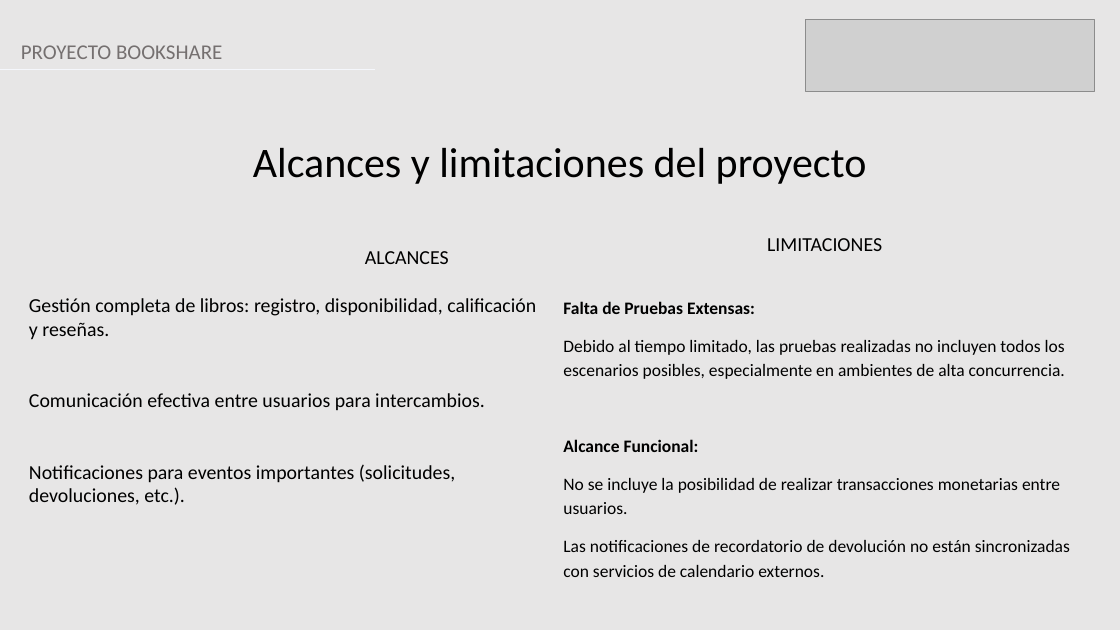
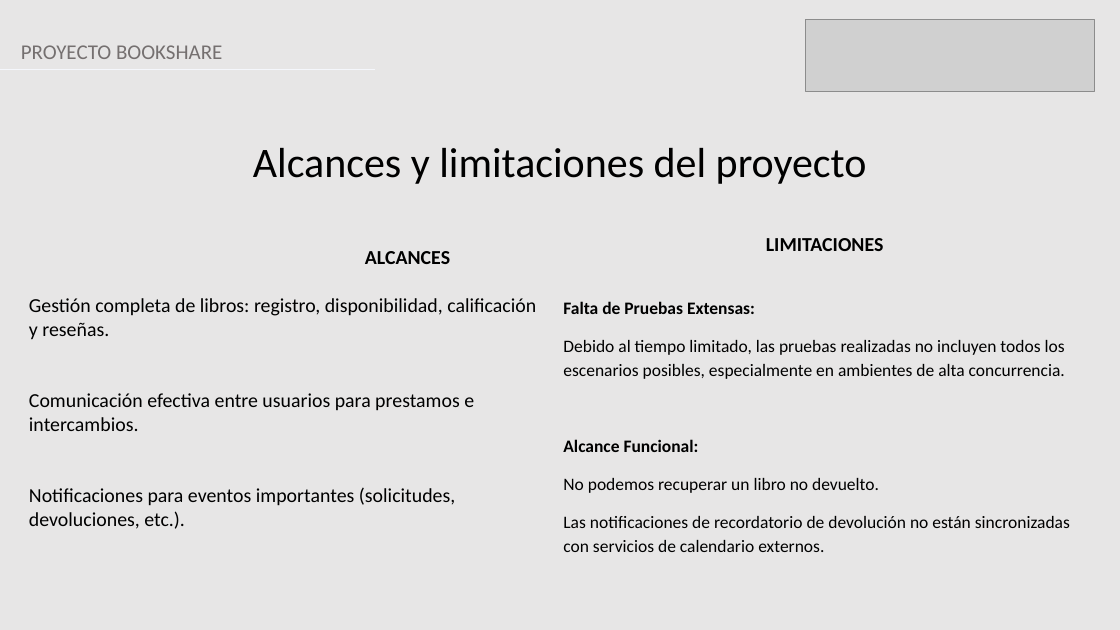
Before and after one commit to Zer0sBl4ck/capstone2024-2, a slide deck: slide 5 of Fase 2/Evidencias Proyecto/Presentación Proyecto.pptx. Drawn at 1120x630 pixels with LibreOffice and Linux fonts; fonts in the diff are those of the drawing; grey boxes stand for pictures. Boxes give left, top, right and bottom in pixels: in the first picture for what was removed or moved away, otherwise in the second. Text is boxed around its words. In the diff, an @@ line names an element or a change of style, - is before the commit and + after.

Commit message:
ajustes de front y dimensiones de libros

```diff
--- a/Fase 2/Evidencias Proyecto/Presentación Proyecto.pptx
+++ b/Fase 2/Evidencias Proyecto/Presentación Proyecto.pptx
@@ text at (766, 238, 884, 251): bold on in "LIMITACIONES" @@
@@ text at (365, 251, 450, 264): bold on in "ALCANCES" @@
@@ text at (29, 393, 474, 431): text changed @@
-Comunicación efectiva entre usuarios para intercambios.
+Comunicación efectiva entre usuarios para prestamos e intercambios.
@@ text at (563, 478, 879, 493): text changed @@
-No se incluye la posibilidad de realizar transacciones monetarias entre usuarios.
+No podemos recuperar un libro no devuelto.
```
Also in this commit, not shown: 4 other slides changed, 1 slide added, 1 slide removed, 27 other files.
